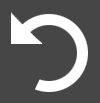
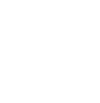
The second w=100, h=103 image is a revision of the first. Changes to its layers:
added layer "redo" above "undo" over [11, 12, 88, 92]
hid "undo" over [11, 12, 88, 92]
hid "Background" over [0, 0, 100, 103]